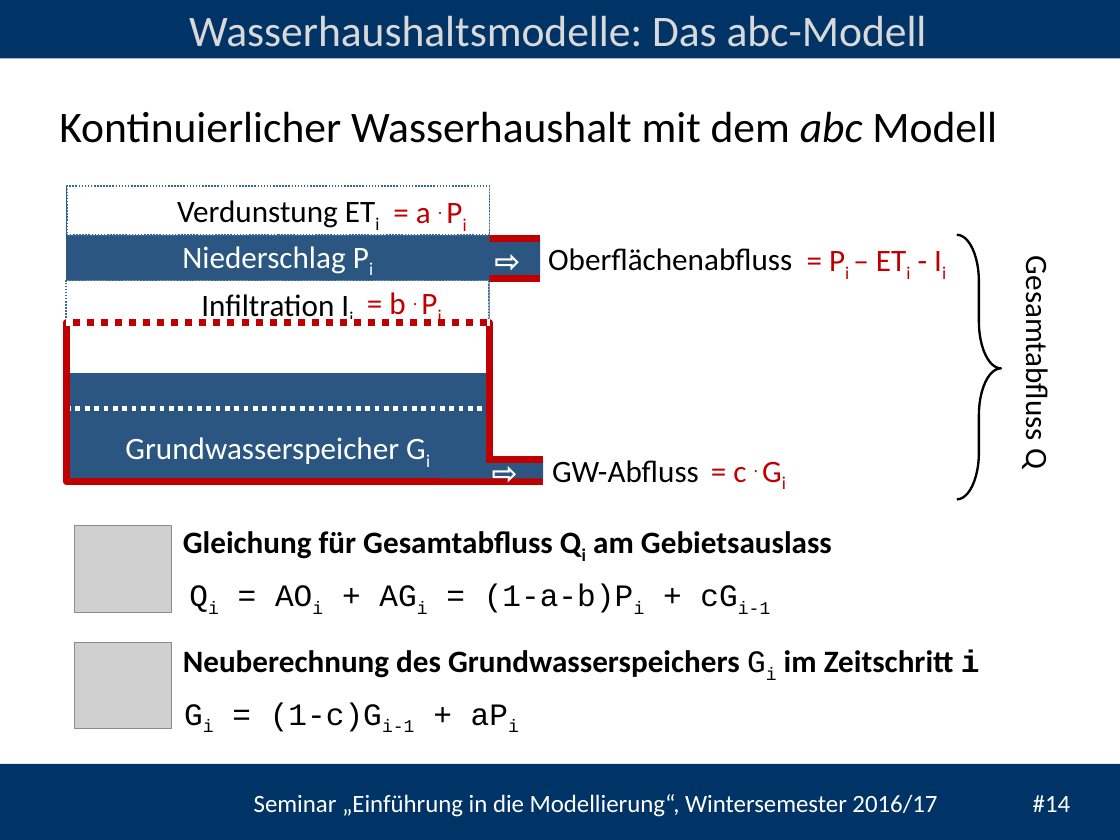
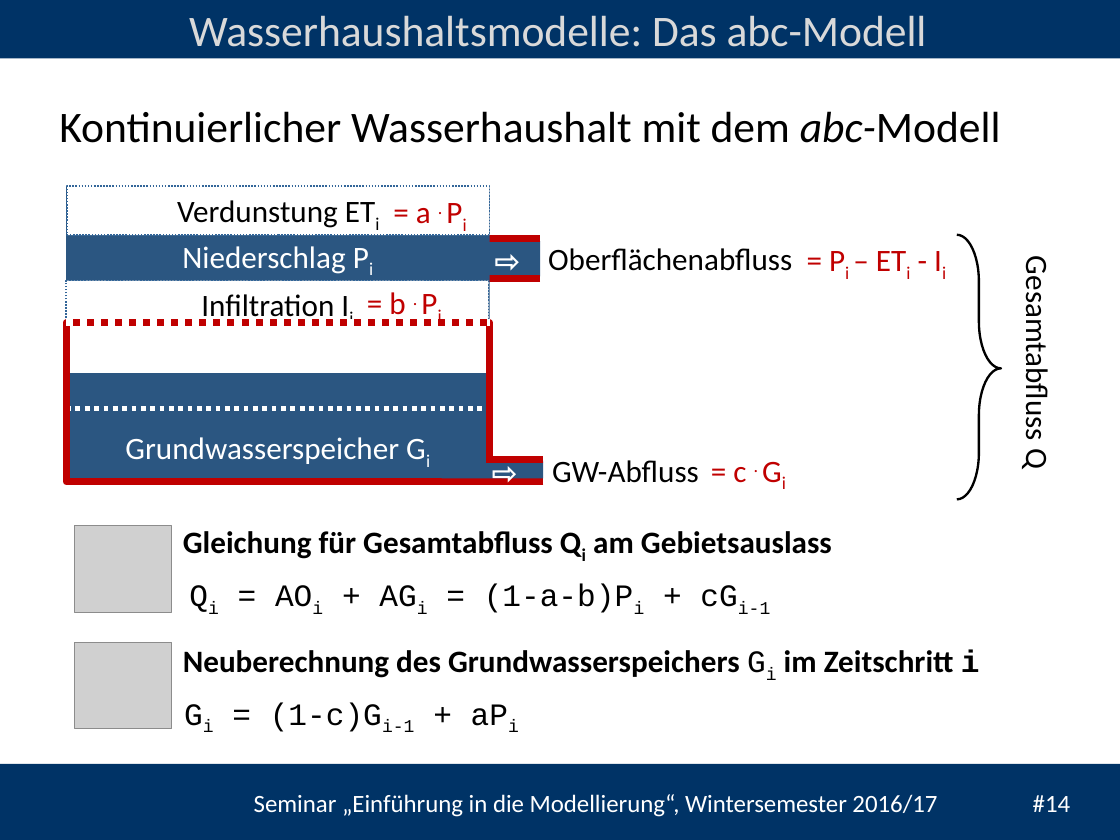
Before and after one commit to heistermann/Einf_Modellierung, a slide deck: slide 14 of Termin_2/folien/UebungModellierung#2.pptx. Drawn at 1120x840 pixels with LibreOffice and Linux fonts; fonts in the diff are those of the drawing; grey boxes stand for pictures; background and template pictures are left out. Boxes give left, top, right and bottom in pixels: in the first picture for what was removed or moved away, otherwise in the second. Text is boxed around its words. In the diff, an @@ line names an element or a change of style, - is before the commit and + after.

```diff
--- a/Termin_2/folien/UebungModellierung#2.pptx
+++ b/Termin_2/folien/UebungModellierung#2.pptx
@@ text at <box>59,111,1001,143</box>: text changed @@
-Kontinuierlicher Wasserhaushalt mit dem abc Modell
+Kontinuierlicher Wasserhaushalt mit dem abc-Modell
```
Also in this commit, not shown: 5 other slides changed, 8 other files.
